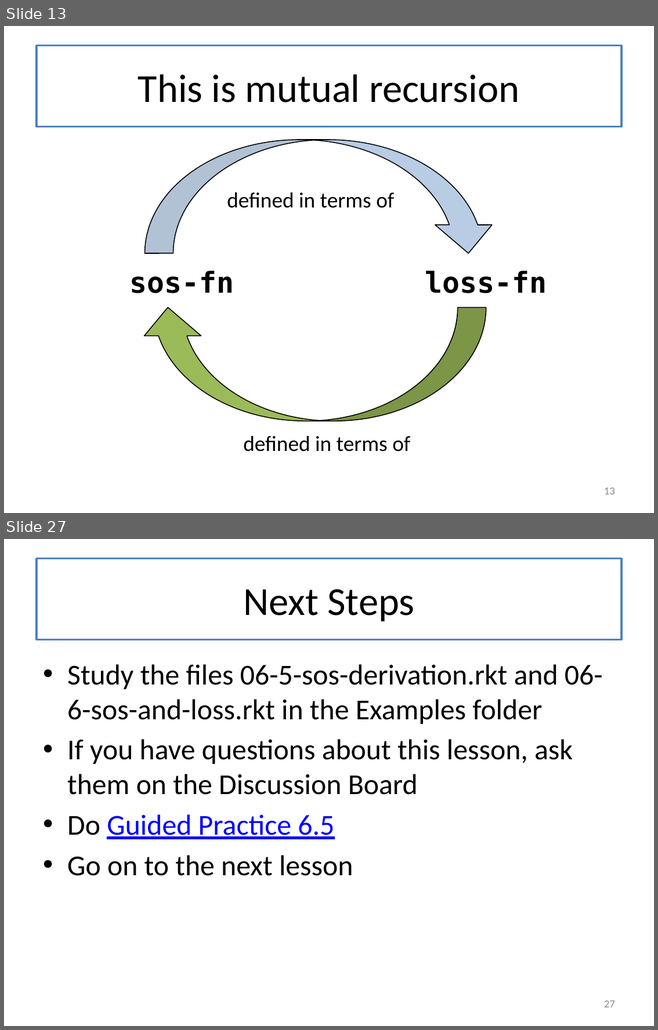
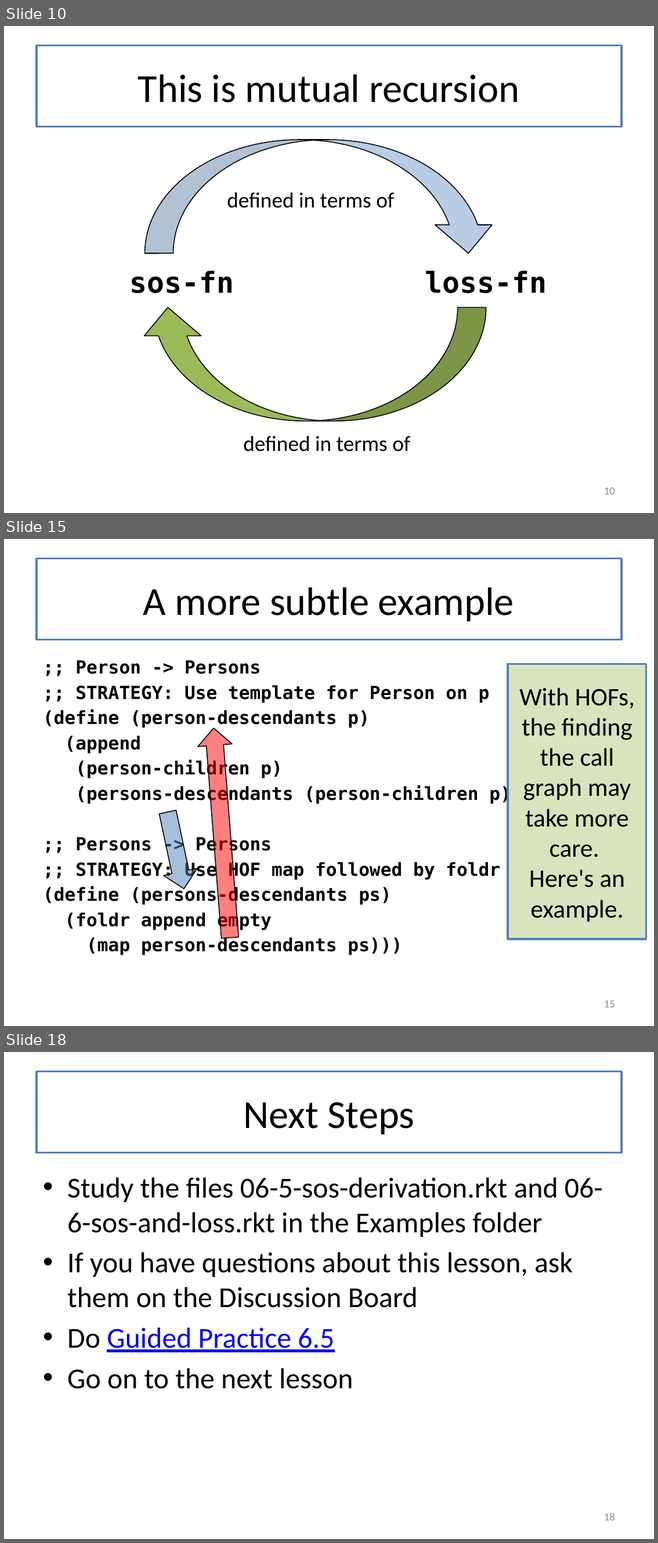
Before and after one commit to mwand/cs5010f16, a slide deck: Slides/Lesson 6.6 Halting Functions for Tree-Like Structures.pptx. Shown one above the other, each under a label of ours: slides 13 and 27 before the commit, slides 10, 15 and 18 after it; the slides between them are not shown. The pictures are 658x1030 and 658x1543 pixels, drawn with LibreOffice and Linux fonts; fonts in the diff are those of the drawing. Boxes give left, top, right and bottom in pixels: in the first picture for what was removed or moved away, otherwise in the second. Text is boxed around its words. In the diff, an @@ line names an element or a change of style, - is before the commit and + after.

```diff
--- a/Slides/Lesson 6.6 Halting Functions for Tree-Like Structures.pptx
+++ b/Slides/Lesson 6.6 Halting Functions for Tree-Like Structures.pptx
@@ slide 15 added at (x1=4, y1=539, x2=654, y2=1026), background #FFFFFF @@
@@ title added at (x1=36, y1=559, x2=621, y2=640), fill #FFFFFF, outline #4F81BD 2.25 pt, 44 pt, text #000000 @@
+A more subtle example
@@ text added at (x1=43, y1=660, x2=543, y2=955), 20 pt, text #000000, bold @@
+;; Person -> Persons
+;; STRATEGY: Use template for Person on p
+(define (person-descendants p)
+(append
+(person-children p)
+(persons-descendants (person-children p))))
+;; Persons -> Persons
+;; STRATEGY: Use HOF map followed by foldr
+(define (persons-descendants ps)
+(foldr append empty
+(map person-descendants ps)))
@@ rectangle added at (x1=507, y1=664, x2=646, y2=939), fill #D7E4BD, outline #4F81BD 2 pt, 28 pt, text #000000 @@
+With HOFs, the finding the call graph may take more care. Here's an example.
@@ right arrow added at (x1=196, y1=727, x2=247, y2=939), fill #FF0000 at 50% opacity, outline #000000 1 pt @@
@@ right arrow added at (x1=151, y1=809, x2=201, y2=892), fill #4F81BD at 50% opacity, outline #000000 1 pt @@
@@ page number added at (x1=604, y1=1001, x2=615, y2=1008), 12 pt, text #8C8C8C @@
+15
@@ what was slide 13 is now slide 10 @@
@@ page number at (x1=604, y1=488, x2=615, y2=495): text changed @@
-13
+10
@@ what was slide 27 is now slide 18 @@
@@ page number at (x1=604, y1=1513, x2=615, y2=1521): text changed @@
-27
+18
```
Also in this commit, not shown: 4 slides changed, 9 other slides added, 19 slides removed.
